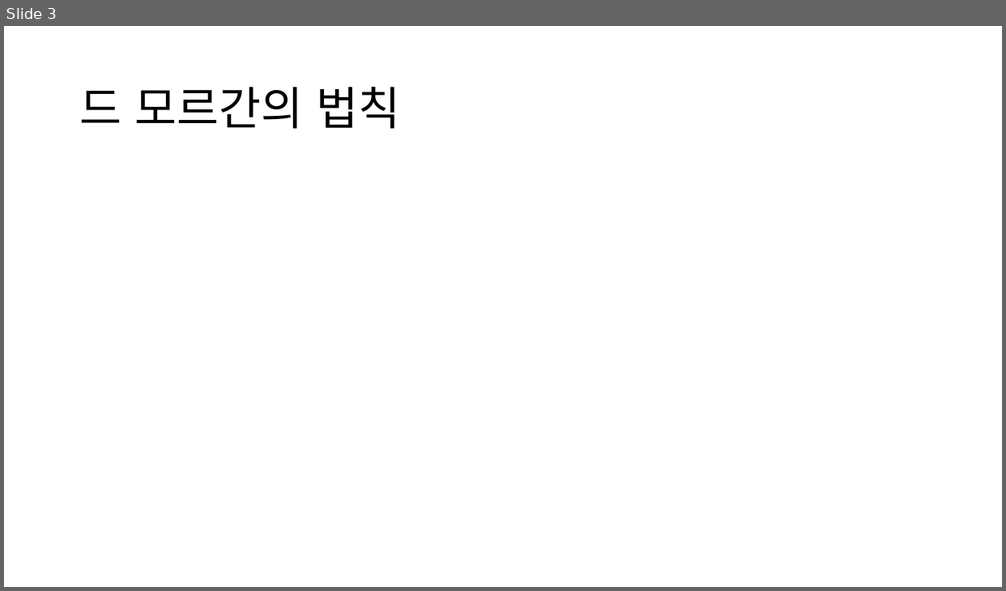
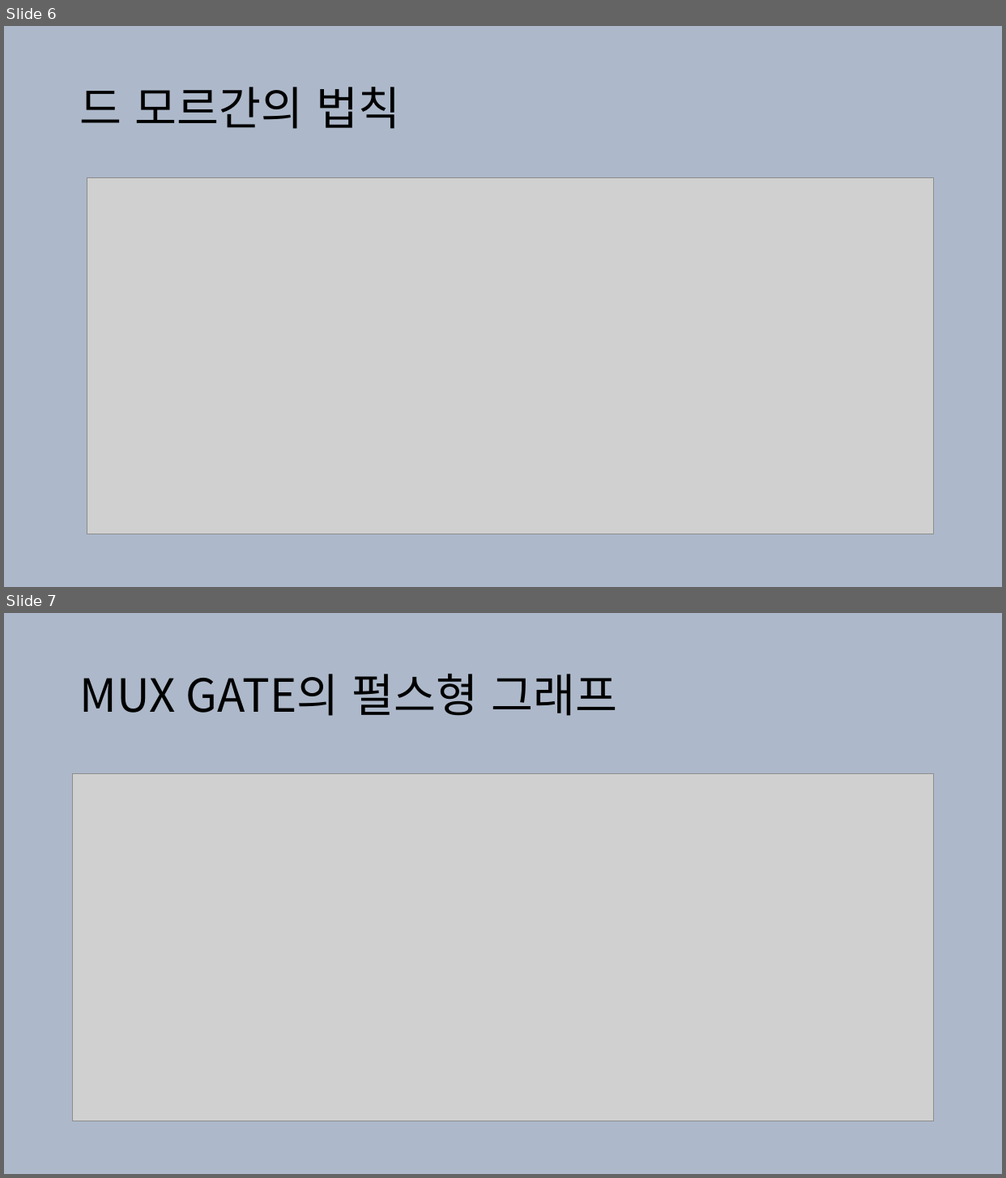
Before and after one commit to jwl1109/IOT, a slide deck: VLSI design 설계 실습/2025-05-28.pptx. Shown one above the other, each under a label of ours: slide 3 before the commit, slides 6 and 7 after it. The pictures are 1006x591 and 1006x1178 pixels, drawn with LibreOffice and Linux fonts; fonts in the diff are those of the drawing; grey boxes stand for pictures. Boxes give left, top, right and bottom in pixels: in the first picture for what was removed or moved away, otherwise in the second. Text is boxed around its words. In the diff, an @@ line names an element or a change of style, - is before the commit and + after.

```diff
--- a/VLSI design 설계 실습/2025-05-28.pptx
+++ b/VLSI design 설계 실습/2025-05-28.pptx
@@ slide 7 added at [4,613,1002,1174], background #ADB9CA @@
@@ title added at [80,674,617,716], 44 pt, text #000000 @@
+MUX GATE의 펄스형 그래프
@@ picture added at [73,774,934,1122] @@
@@ what was slide 3 is now slide 6 @@
@@ slide 6 changed as well @@
@@ background #FFFFFF to #ADB9CA @@
@@ picture added at [87,178,934,535] @@
```
Also in this commit, not shown: 12 other slides changed, 8 other slides added, 8 slides removed, 4 other files.
